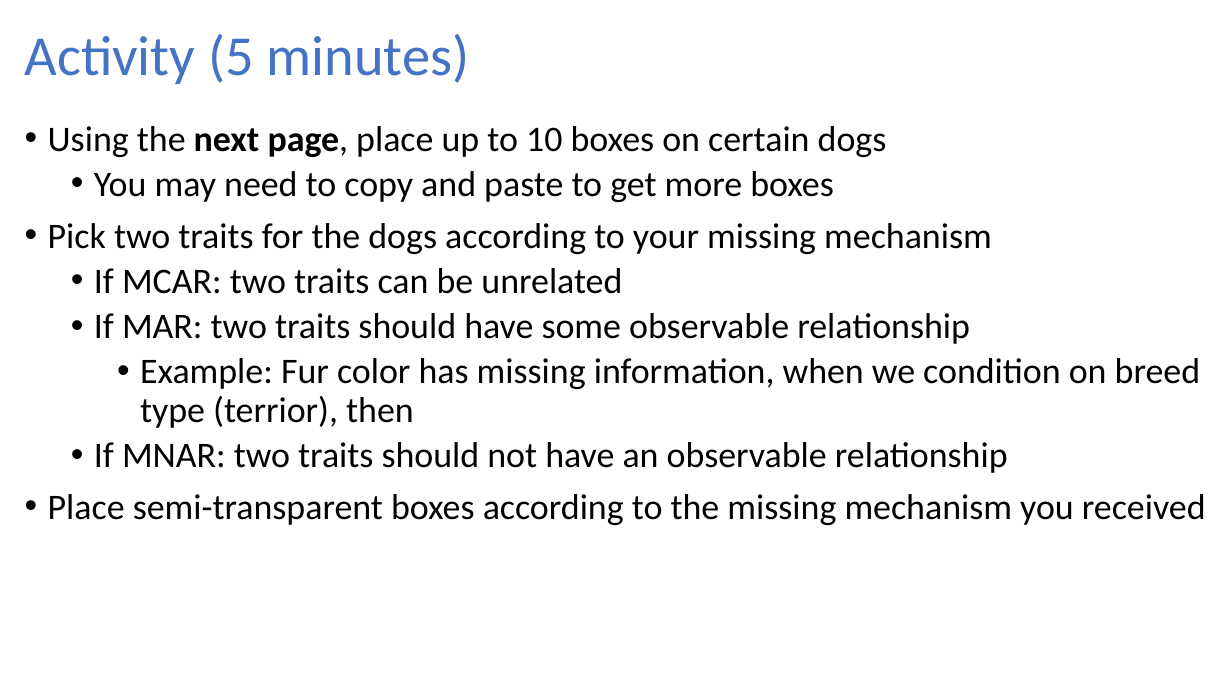
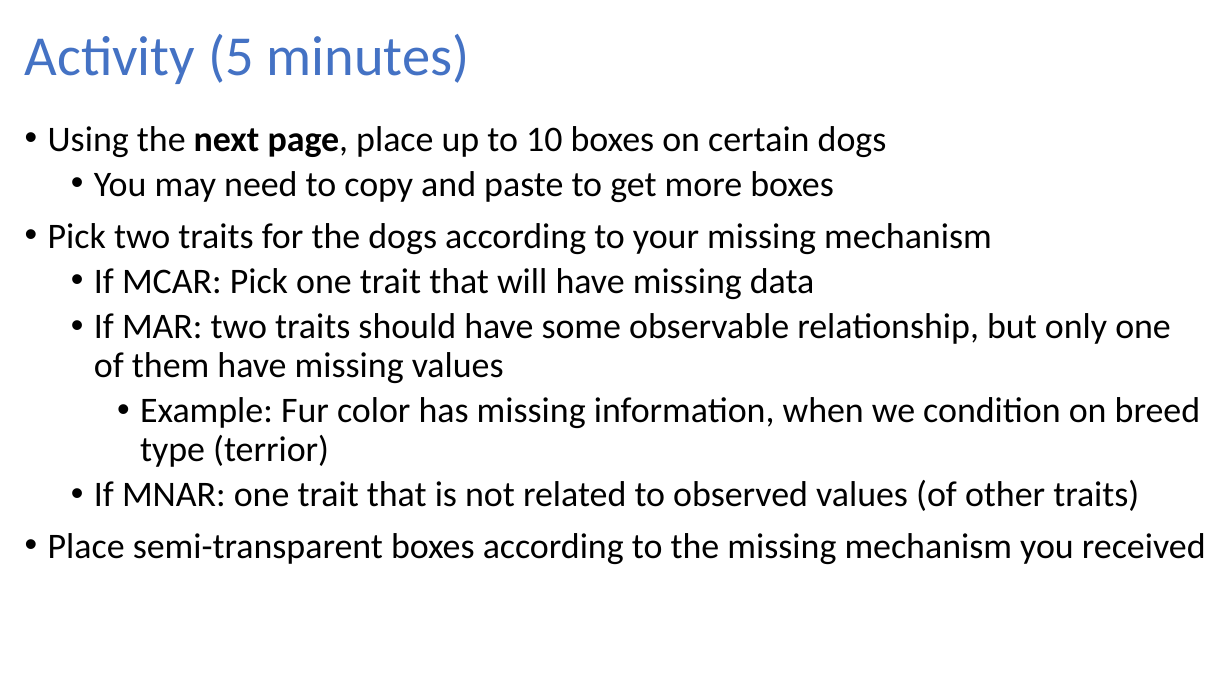
Before and after one commit to nwakim/BSTA_513_26S, a slide deck: slide 2 of docs/lessons/17_Missing_data/17_Activity_dogs.pptx (slide 3 before the commit). Drawn at 1232x693 pixels with LibreOffice and Linux fonts; fonts in the diff are those of the drawing. Boxes give left, top, right and bottom in pixels: in the first picture for what was removed or moved away, otherwise in the second. Text is boxed around its words. In the diff, an @@ line names an element or a change of style, - is before the commit and + after.

Commit message:
adding missing data info

```diff
--- a/docs/lessons/17_Missing_data/17_Activity_dogs.pptx
+++ b/docs/lessons/17_Missing_data/17_Activity_dogs.pptx
@@ text at (94,268,1200,511): text changed @@
-  • If MCAR: two traits can be unrelated
-  • If MAR: two traits should have some observable relationship
-    • Example: Fur color has missing information, when we condition on breed type (terrior), then
-  • If MNAR: two traits should not have an observable relationship
+  • If MCAR: Pick one trait that will have missing data
+  • If MAR: two traits should have some observable relationship, but only one of them have missing values
+    • Example: Fur color has missing information, when we condition on breed type (terrior)
+  • If MNAR: one trait that is not related to observed values (of other traits)
```
Also in this commit, not shown: 1 other slide changed, 1 slide removed, 7 other files.
